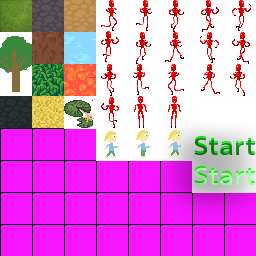
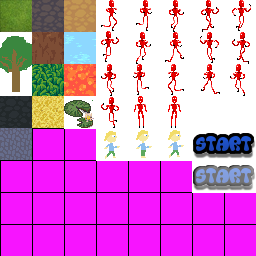
Layer changes from the first 256 × 256 image to the second:
added layer "Layer 31" in group "player_left" over (0, 128, 32, 160)
removed layer "Start" (1st of 4, in "Group 1") from group "Group 1" over (194, 168, 255, 185)
removed layer "Start" (2nd of 4, in "Group 1") from group "Group 1" over (194, 166, 255, 183)
removed layer "Start" (3rd of 4, in "Group 1") from group "Group 1" over (194, 138, 255, 155)
removed layer "Start" (4th of 4, in "Group 1") from group "Group 1" over (194, 136, 255, 153)
added layer "Layer 33" above "Layer 32" over (192, 165, 256, 191)
added layer "Layer 32" above "Layer 20" over (192, 133, 256, 159)
